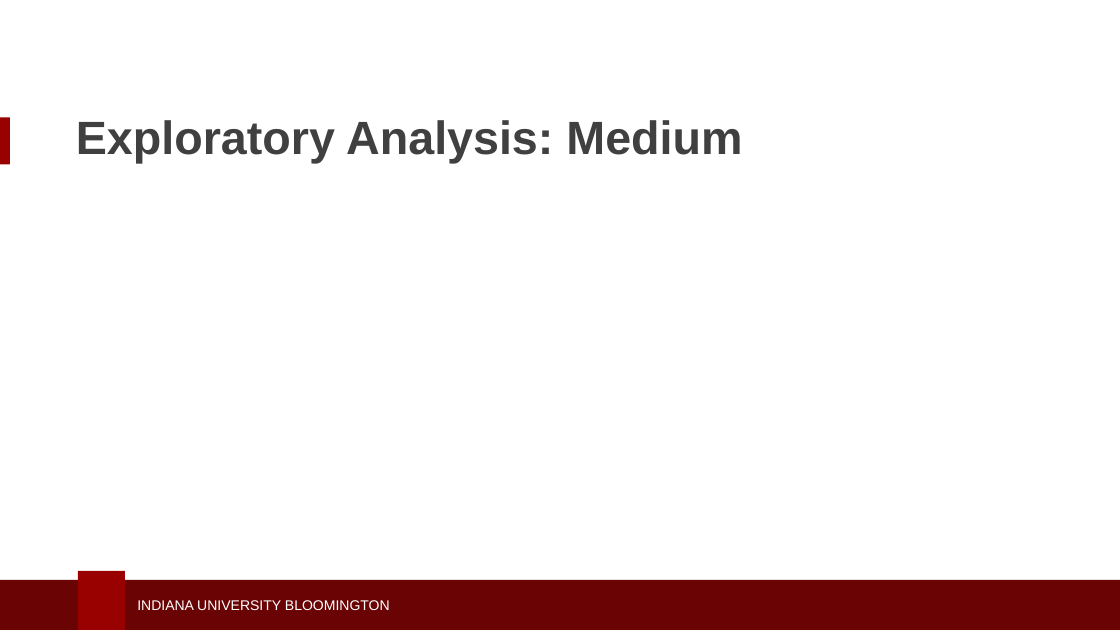
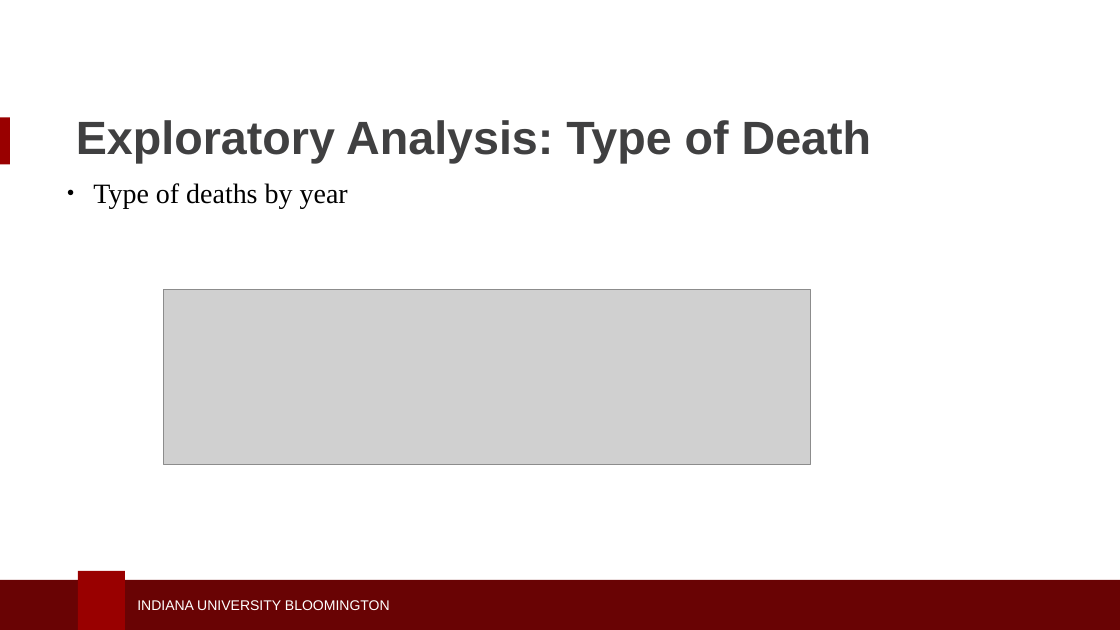
Before and after one commit to seashiva94/data_viz_project, a slide deck: slide 19 of dviz_ppt.pptx. Drawn at 1120x630 pixels with LibreOffice and Linux fonts; fonts in the diff are those of the drawing; grey boxes stand for pictures; background and template pictures are left out. Boxes give left, top, right and bottom in pixels: in the first picture for what was removed or moved away, otherwise in the second. Text is boxed around its words. In the diff, an @@ line names an element or a change of style, - is before the commit and + after.

```diff
--- a/dviz_ppt.pptx
+++ b/dviz_ppt.pptx
@@ text at <box>76,120,872,163</box>: text changed @@
-Exploratory Analysis: Medium
+Exploratory Analysis: Type of Death
@@ text added at <box>93,183,348,209</box>, 18 pt, text #000000 @@
+● Type of deaths by year
@@ picture added at <box>164,289,811,464</box> @@
```
Also in this commit, not shown: 11 other slides changed, 7 slides added, 6 slides removed.
